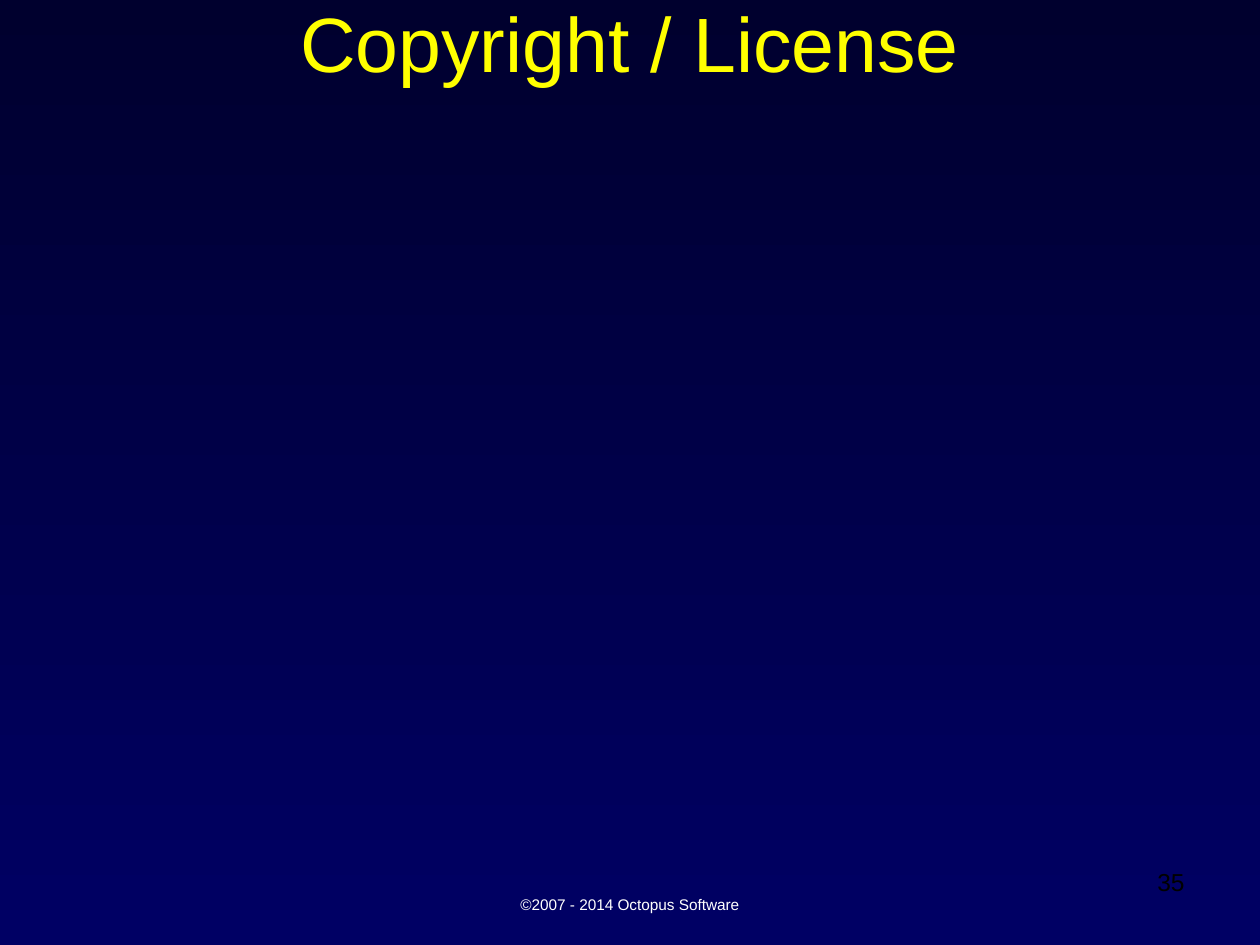
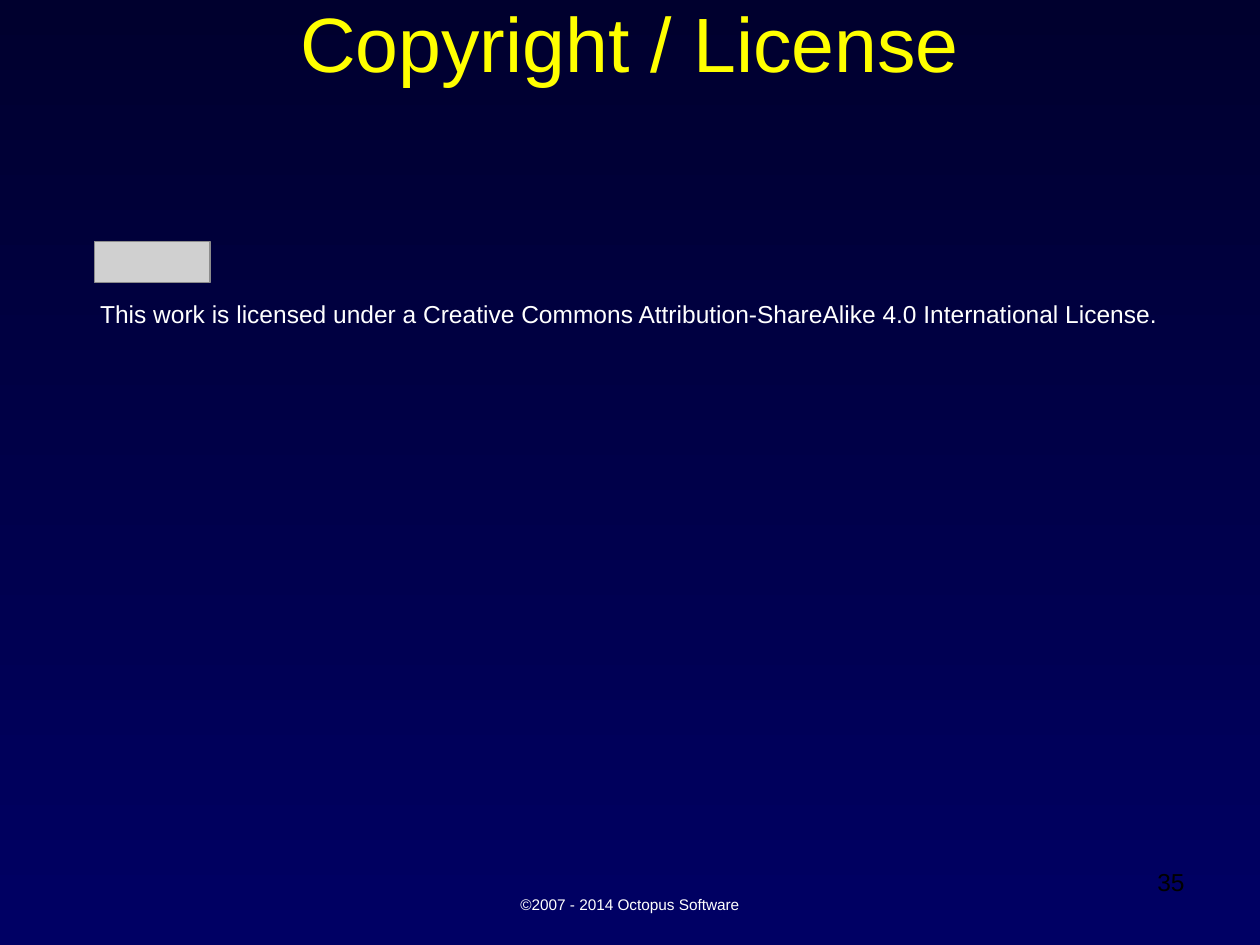
Before and after one commit to ShaneOctopus/CapacityPlanning, a slide deck: slide 35 of CapacityPlan.ppt. Drawn at 1260x945 pixels with LibreOffice and Linux fonts; fonts in the diff are those of the drawing; grey boxes stand for pictures; background and template pictures are left out. Boxes give left, top, right and bottom in pixels: in the first picture for what was removed or moved away, otherwise in the second. Text is boxed around its words. In the diff, an @@ line names an element or a change of style, - is before the commit and + after.

Commit message:
update powerpoint

```diff
--- a/CapacityPlan.ppt
+++ b/CapacityPlan.ppt
@@ picture added at <box>94,242,210,282</box> @@
@@ text added at <box>100,305,1156,324</box>, 14 pt, text #FFFFFF @@
+This work is licensed under a Creative Commons Attribution-ShareAlike 4.0 International License.
```
Also in this commit, not shown: 2 other slides changed.
